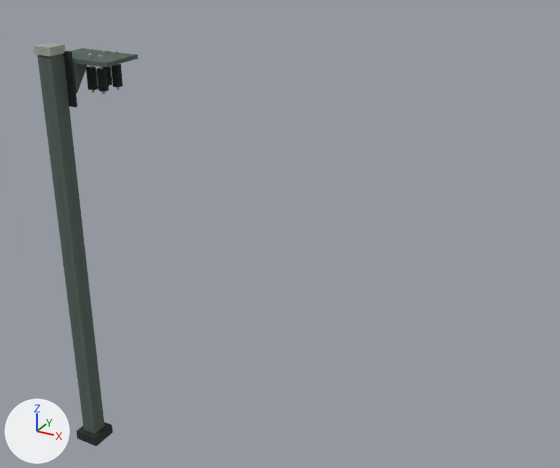
Renders of the glTF model art/exports/SG_GuidePost.glb from each side of a commit.
The view is the same before and after, from a 50 mm camera at (2.47, -2.46, 2.63) aimed at (0.96, 0.28, 1.26). Every picture has the same lights, and +X, +Y and +Z are marked at lower left. The first picture is the older version. Vertices at exactly the same position are counted once.

Before the edit, the objects in view are built like this:
```python
me_sg_updatetemp_007 = bpy.data.meshes.new('SG_UpdateTemp.007')
me_sg_updatetemp_007.from_pydata(...)  # 372 vertices, 636 faces; spans x -0.08..0.26, y -0.06..0.26, z 0.0..2.04
me_sg_updatetemp_007.materials.append(mat_sg_chainlink_atlas)  # picture img_sg_chainlink_atlas
ob_sg_post_right = bpy.data.objects.new('SG_Post_Right', me_sg_updatetemp_007)
ob_sg_post_right.location = (0.0, 0.0, 0.0)
```
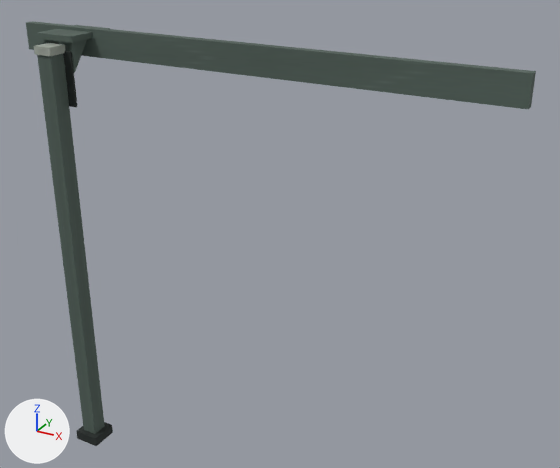
Boxes [x1, y1, x2, y2] around the edits, measured in the pictures (560 x 468 px; the box of a moved part takes in the faces that stretch with it):
'SG_Post_Right', reshaped (387% wider)
    before: [34, 43, 138, 446]
    after: [26, 21, 536, 446]
part 1 of me_sg_updatetemp_007, added
    after: [36, 25, 110, 43]
part 2 of me_sg_updatetemp_007, added
    after: [26, 21, 536, 109]
part 3 of me_sg_updatetemp_007, moved or reshaped (not visible before)
    after: [43, 39, 59, 44]
part 4 of me_sg_updatetemp_007, moved or reshaped
    before: [73, 63, 87, 93]
    after: [70, 39, 87, 73]
part 5 of me_sg_updatetemp_007, deleted
    before: [72, 48, 138, 94]

What changed in the scene script:
```text
Change me_sg_updatetemp_007:
    used by ob_sg_post_right; location = (0.0, 0.0, 0.0)
    remove me_sg_updatetemp_007.from_pydata(...)  # 372 vertices, 636 faces; spans x -0.08..0.26, y -0.06..0.26, z 0.0..2.04
    add me_sg_updatetemp_007.from_pydata(...)  # 188 vertices, 312 faces; spans x -0.29..1.97, y -0.06..0.28, z 0.0..2.09
    me_sg_updatetemp_007 part 1: a new loose piece, a box spanning x -0.1..0.1, y 0.03..0.28, z 2.053..2.078, in mat_sg_chainlink_atlas (picture img_sg_chainlink_atlas)
    me_sg_updatetemp_007 part 2: a new loose piece, a box spanning x -0.29..1.97, y 0.16..0.2, z 1.97..2.09, in mat_sg_chainlink_atlas (picture img_sg_chainlink_atlas)
    me_sg_updatetemp_007 part 3: the loose piece of 6 vertices spanning x -0.08..-0.07, y 0.05..0.15, z 1.83..1.96 is moved by (0.0, 0.0, 0.09)
    me_sg_updatetemp_007 part 4: the loose piece of 6 vertices spanning x 0.07..0.08, y 0.05..0.15, z 1.83..1.96 is moved by (0.0, 0.0, 0.09)
    me_sg_updatetemp_007 part 5: 13 loose pieces with 200 vertices, spanning x -0.06..0.26, y 0.05..0.26, z 1.82..1.99, are deleted
    other edits to the shape of me_sg_updatetemp_007 do not show in these pictures
```
